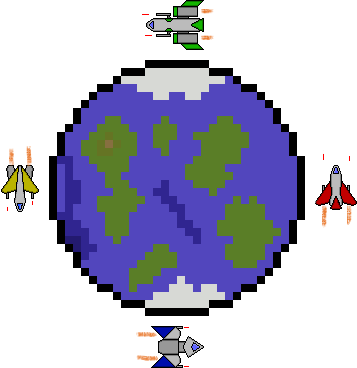
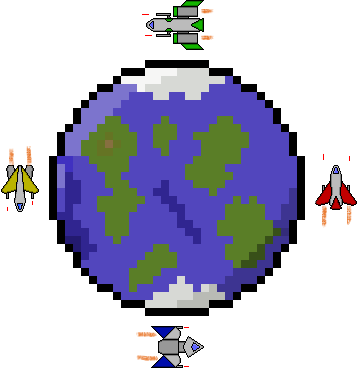
Two versions of the same layered image (357×368). Layer-by-layer changes:
renamed "planet.png" to "Clipboard", painted on it over [57, 68, 297, 308]
